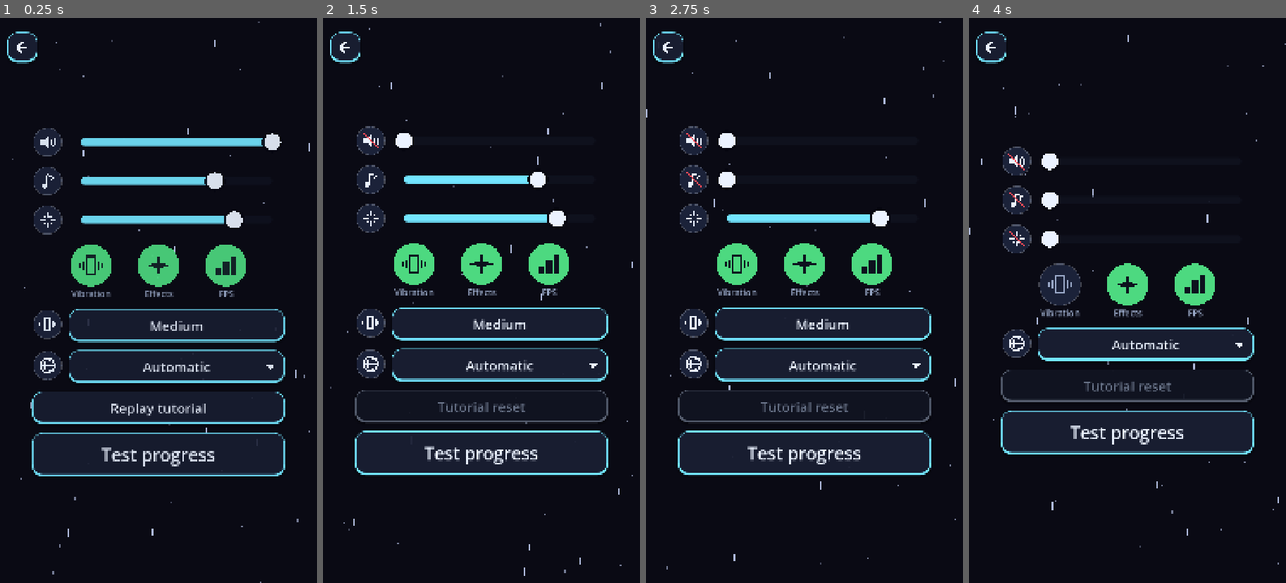
Above: before the commit, frames 1-4 (left to right).
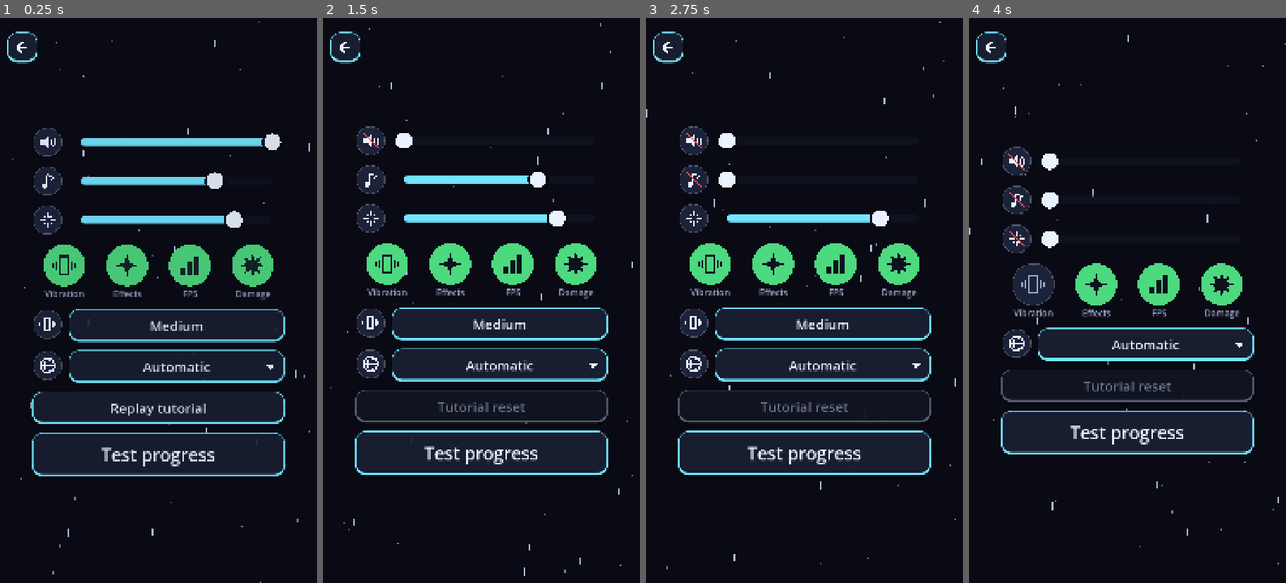
Above: after the commit, the same moments.

Repository: GDPonsoni/Nucleon-Squad-3D
Game: Godot game, scene res://scenes/settings.tscn
The game is run twice, just before and just after one commit, with the same random seed, the same clock (stepped at 60 frames per second) and the same inputs. This scene is started directly instead of the project's main scene.
Inputs (mouse positions are in pixels of both pictures, inside the frame that each line leads up to):
- Up to frame 1 (0.25 s): no input
- Up to frame 2 (1.5 s): click "Replay tutorial" at 0.5 s; click (370, 142) at 1.27 s
- Up to frame 3 (2.75 s): click (693, 181) at 2.02 s
- Up to frame 4 (4 s): click (1016, 215) at 2.77 s; click (1060, 272) at 3.52 s

The runs differ from the first frame. In frame 1, 4.0% of the frame differs, in the area x 13-87%, y 40-50%; in frame 2, 4.0%; in frame 3, 4.0%; in frame 4, 4.3%, in the area x 13-87%, y 43-54%.

Commit message:
feat(ui): contador de dano ligável nas configurações
Co-Authored-By: Claude Sonnet 5.5 <noreply@anthropic.com>

Diff:
--- a/data/i18n/strings.csv
+++ b/data/i18n/strings.csv
@@ -227,3 +227,4 @@
 UNLOCK_SHIP,New ship unlocked: %s. Add it to your squad.,Nova nave liberada: %s. Adicione ao seu esquadrão.,Nueva nave desbloqueada: %s. Añádela a tu escuadrón.
 UNLOCK_COMPANION,Wingman slot unlocked! Choose a small ship to fight beside you in the Squad screen.,Espaço da nave aux …(193 unchanged characters)…
 UNLOCK_PLANET,Chapter complete! The next planet awaits: %s.,Capítulo concluído! O próximo planeta te espera: %s.,¡Capítulo completado! El siguiente planeta te espera: %s.
+SETTINGS_SHORT_DAMAGE,Damage,Dano,Daño
--- a/scripts/core/combat_context.gd
+++ b/scripts/core/combat_context.gd
@@ -7,6 +7,7 @@
 var enemies: NodePool
 var power_ups: NodePool
 var impacts: NodePool  # faíscas de acerto (pode ser null em testes)
+var damage_numbers: DamageNumbers  # contador de dano (pode ser null em testes)
 var player: Player
 var boss: Boss  # fora do pool; null quando não há chefe
 var boosts: PlayerBoosts = PlayerBoosts.new()  # evolução do núcleo (neutro em testes)
--- a/scripts/core/game.gd
+++ b/scripts/core/game.gd
@@ -84,6 +84,12 @@
 	impacts.name = "Impacts"
 	add_child(impacts)
 	context.impacts = impacts
+
+	# Números de dano, acima dos inimigos
+	var numbers := DamageNumbers.new()
+	numbers.name = "DamageNumbers"
+	add_child(numbers)
+	context.damage_numbers = numbers
 
 	# Corpos que saem de cena (troca e quebra), atrás da nave
 	body_fx = NodePool.new(BodyFx.new, Params.body_fx_pool_size)
--- a/scripts/core/params.gd
+++ b/scripts/core/params.gd
@@ -32,8 +32,15 @@
 var companion_sound_db: float = -8.0  # a nave auxiliar soa mais baixo
 var default_settings: Dictionary = {
 	"master": 1.0, "music": 0.7, "sfx": 0.8, "vibration": true, "haptic_level": 1, "reduced_effects": false, "language": "auto",
-	"show_stats": true, "tips_enabled": true,
+	"show_stats": true, "tips_enabled": true, "damage_numbers": true,
 }
+# Contador de dano
+var damage_number_pool_size: int = 40
+var damage_number_window: float = 0.2  # acertos no mesmo alvo dentro dessa janela viram um número
+var damage_number_seconds: float = 0.8
+var damage_number_rise_speed: float = 110.0  # px/s
+var damage_number_font_size: int = 34
+var damage_number_font_bonus: int = 22  # quanto o número cresce com dano alto, no máximo
 # Tutorial e avisos (tempo real)
 var tips_path: String = "res://data/tutorial/tips.json"
 var tip_gap_match_seconds: float = 25.0  # intervalo mínimo entre dicas na partida
--- a/scripts/enemies/enemy.gd
+++ b/scripts/enemies/enemy.gd
@@ -176,6 +176,8 @@
 	elif mult <= Params.resist_flash_threshold:
 		_flash_color = Params.resist_flash_color
 	queue_redraw()
+	if context != null and context.damage_numbers != null:
+		context.damage_numbers.report(self, amount, _flash_color)
 	if hp <= 0:
 		killed.emit(self)
 		expire()
--- a/scripts/ui/icon_button.gd
+++ b/scripts/ui/icon_button.gd
@@ -6,7 +6,7 @@
 
 signal toggled_value(on: bool)
 
-enum Icon { PLAY, RESTART, GEAR, HOME, SPEAKER, NOTE, BURST, SPARKLE, VIBRATE, CHART, GLOBE, MAP, UPGRADE }
+enum Icon { PLAY, RESTART, GEAR, HOME, SPEAKER, NOTE, BURST, SPARKLE, VIBRATE, CHART, GLOBE, MAP, UPGRADE, DAMAGE }
 
 var kind: Icon = Icon.PLAY
 var caption: String = ""
@@ -140,6 +140,13 @@
 			draw_polyline(PackedVector2Array([a, b, d]), ink, w * 0.8)
 			for point in [a, b, d]:
 				draw_circle(point, s * 0.3, ink)
+		Icon.DAMAGE:
+			# Estrela de impacto: ponta longa e curta alternadas
+			var star := PackedVector2Array()
+			for i in 16:
+				var r: float = s * (1.15 if i % 2 == 0 else 0.55)
+				star.append(c + Vector2.from_angle(TAU * i / 16.0) * r)
+			draw_colored_polygon(star, ink)
 		Icon.UPGRADE:
 			draw_colored_polygon(PackedVector2Array([c + Vector2(0.0, -s * 1.1), c + Vector2(s * 0.95, -s * 0.05), c + Vector2(-s * 0.95, -s * 0.05)]), ink)
 			draw_rect(Rect2(c + Vector2(-s * 0.35, -s * 0.1), Vector2(s * 0.7, s * 1.05)), ink)
--- a/scripts/ui/settings_panel.gd
+++ b/scripts/ui/settings_panel.gd
@@ -87,12 +87,13 @@
 func _add_tiles() -> void:
 	var row := HBoxContainer.new()
 	row.alignment = BoxContainer.ALIGNMENT_CENTER
-	row.add_theme_constant_override("separation", 40)
+	row.add_theme_constant_override("separation", 24)
 	add_child(row)
 	var size: float = Params.settings_tile_size
 	var vibration := _tile(row, IconButton.Icon.VIBRATE, "SETTINGS_SHORT_VIBRATION", bool(SaveGame.setting("vibration")))
 	var effects := _tile(row, IconButton.Icon.SPARKLE, "SETTINGS_SHORT_EFFECTS", not bool(SaveGame.setting("reduced_effects")))
 	var stats := _tile(row, IconButton.Icon.CHART, "SETTINGS_SHORT_STATS", bool(SaveGame.setting("show_stats")))
+	var damage := _tile(row, IconButton.Icon.DAMAGE, "SETTINGS_SHORT_DAMAGE", bool(SaveGame.setting("damage_numbers")))
 	var level := _haptic_level_button()
 	var level_row := HBoxContainer.new()
 	level_row.add_theme_constant_override("separation", 20)
@@ -106,6 +107,7 @@
 		level_row.visible = value)
 	effects.toggled_value.connect(func(value: bool) -> void: SaveGame.set_setting("reduced_effects", not value))
 	stats.toggled_value.connect(func(value: bool) -> void: SaveGame.set_setting("show_stats", value))
+	damage.toggled_value.connect(func(value: bool) -> void: SaveGame.set_setting("damage_numbers", value))
 
 
 func _tile(row: HBoxContainer, icon: IconButton.Icon, caption_key: String, on: bool) -> IconButton:
--- /dev/null
+++ b/scripts/weapons/damage_number.gd
@@ -0,0 +1,37 @@
+class_name DamageNumber
+extends PoolItem
+## Um número de dano (pooled): sobe, encolhe um pouco e some. O delta é escalado (câmera lenta).
+
+var _text: String = ""
+var _color: Color = Color.WHITE
+var _age: float = 0.0
+var _size: int = 36
+
+
+func activate(pos: Vector2, amount: float, color: Color) -> void:
+	position = pos
+	_text = str(roundi(amount)) if amount >= 10.0 else str(snappedf(amount, 0.1))
+	_color = color
+	_age = 0.0
+	# Dano grande aparece maior
+	_size = Params.damage_number_font_size + mini(int(amount * 0.2), Params.damage_number_font_bonus)
+	queue_redraw()
+	_set_active()
+
+
+func _process(delta: float) -> void:
+	_age += delta
+	if _age >= Params.damage_number_seconds:
+		expire()
+		return
+	position.y -= Params.damage_number_rise_speed * delta
+	queue_redraw()
+
+
+func _draw() -> void:
+	var fade: float = 1.0 - clampf(_age / Params.damage_number_seconds, 0.0, 1.0)
+	var font: Font = ThemeDB.fallback_font
+	var width: float = font.get_string_size(_text, HORIZONTAL_ALIGNMENT_LEFT, -1, _size).x
+	var at := Vector2(-width * 0.5, 0.0)
+	font.draw_string_outline(get_canvas_item(), at, _text, HORIZONTAL_ALIGNMENT_LEFT, -1, _size, 6, Color(0.0, 0.0, 0.0, fade * 0.8))
+	font.draw_string(get_canvas_item(), at, _text, HORIZONTAL_ALIGNMENT_LEFT, -1, _size, Color(_color, fade))
--- /dev/null
+++ b/scripts/weapons/damage_numbers.gd
@@ -0,0 +1,45 @@
+class_name DamageNumbers
+extends Node2D
+## Contador de dano: números que sobem e somem onde o inimigo foi atingido. Os acertos no mesmo
+## alvo se somam numa janela curta (Params.damage_number_window), então o Raio e as rajadas
+## mostram um número por janela e não um por tiro. Pooled. Liga/desliga em Configurações.
+
+var _pool: NodePool
+## alvo (instance id) -> {"target", "amount", "color", "pos", "age"}
+var _pending: Dictionary = {}
+
+
+func _init() -> void:
+	_pool = NodePool.new(DamageNumber.new, Params.damage_number_pool_size)
+	_pool.name = "Pool"
+	add_child(_pool)
+
+
+## Registra dano num alvo (ignora se o contador está desligado).
+func report(target: Node2D, amount: float, color: Color = Color.WHITE) -> void:
+	if amount <= 0.0 or not bool(SaveGame.setting("damage_numbers")):
+		return
+	var id: int = target.get_instance_id()
+	var entry: Dictionary = _pending.get(id, {"target": target, "amount": 0.0, "age": 0.0})
+	entry["amount"] = float(entry["amount"]) + amount
+	entry["color"] = color
+	entry["pos"] = target.position
+	_pending[id] = entry
+
+
+func _process(delta: float) -> void:
+	for id in _pending.keys():
+		var entry: Dictionary = _pending[id]
+		entry["age"] = float(entry["age"]) + delta
+		var target: Node2D = entry["target"] if is_instance_valid(entry["target"]) else null
+		if target != null:
+			entry["pos"] = target.position
+		if float(entry["age"]) >= Params.damage_number_window or target == null:
+			_show(entry)
+			_pending.erase(id)
+
+
+func _show(entry: Dictionary) -> void:
+	var item := _pool.acquire() as DamageNumber
+	if item != null:
+		item.activate(entry["pos"] + Vector2(randf_range(-20.0, 20.0), -30.0), float(entry["amount"]), entry["color"])
--- a/tests/test_suite.gd
+++ b/tests/test_suite.gd
@@ -497,3 +497,26 @@
 	save.set_squad([] as Array[BodyData])
 	check(save.squad_formation().bodies.size() == Params.squad_size, "sem nenhuma: volta ao esquadrão inicial")
 	save.free()
+
+
+## Contador de dano: acertos na mesma janela viram um número com a soma; desligado, nada aparece.
+func test_damage_numbers() -> void:
+	var numbers := DamageNumbers.new()
+	add_child(numbers)
+	var target := Node2D.new()
+	add_child(target)
+	SaveGame.settings["damage_numbers"] = true
+	for i in 5:
+		numbers.report(target, 2.0)
+	numbers._process(Params.damage_number_window + 0.01)
+	var pool: NodePool = numbers.get_node("Pool")
+	check(pool.active.size() == 1, "5 acertos na janela viram 1 número (%d)" % pool.active.size())
+	check((pool.active[0] as DamageNumber)._text == "10", "número mostra a soma")
+	pool.active[0].expire()
+	SaveGame.settings["damage_numbers"] = false
+	numbers.report(target, 5.0)
+	numbers._process(1.0)
+	check(pool.active.is_empty(), "desligado não mostra números")
+	SaveGame.settings.erase("damage_numbers")
+	numbers.free()
+	target.free()
Not shown, added: scripts/weapons/damage_number.gd.uid
Not shown, added: scripts/weapons/damage_numbers.gd.uid
Not shown, changed: docs/ESTADO_ATUAL.md
